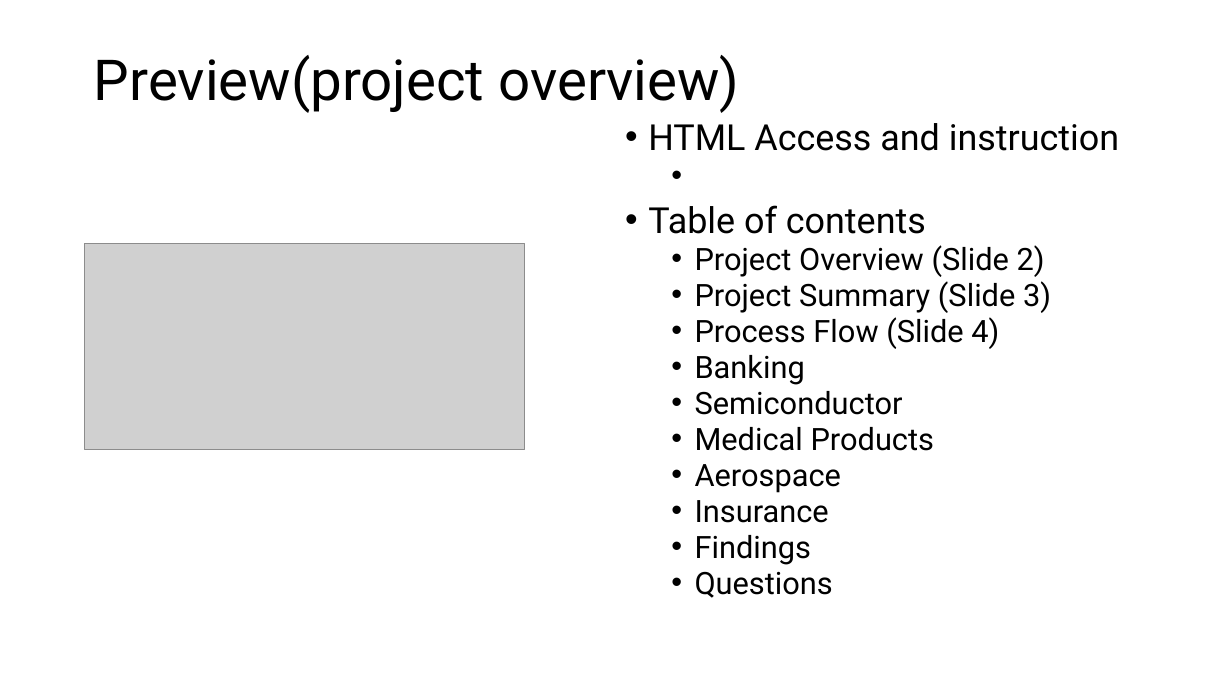
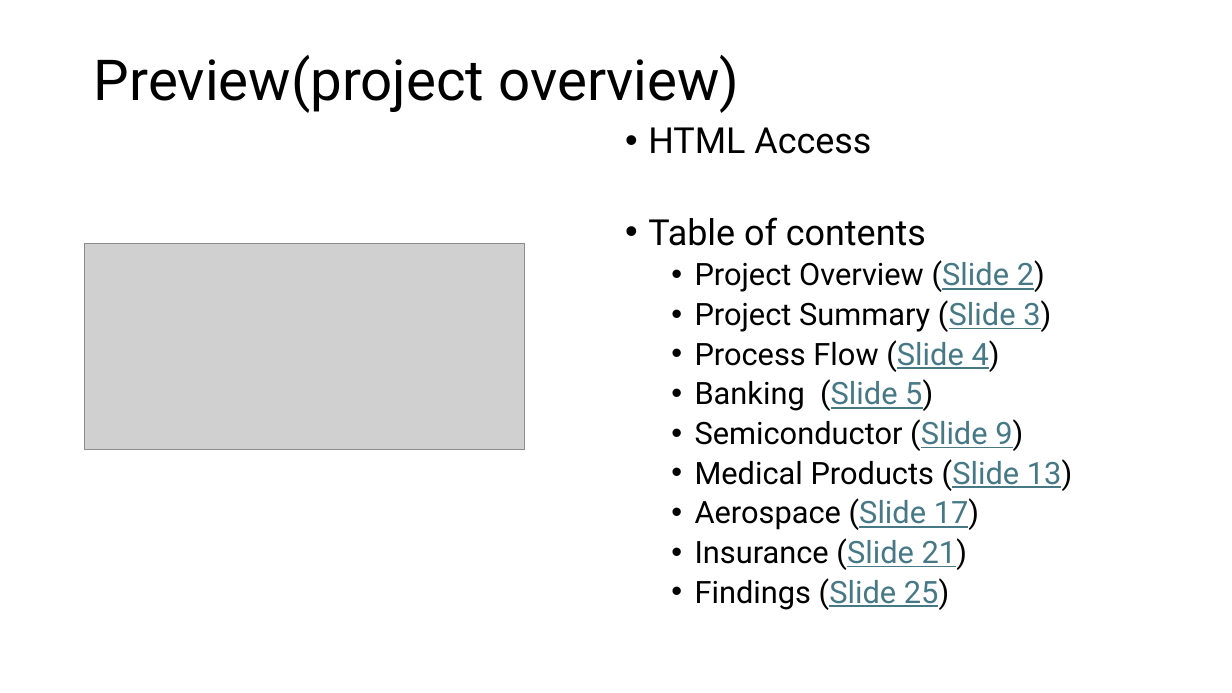
Before and after one commit to BrennanB572/Project-3, a slide deck: slide 2 of Company Stock vs Asset presentation.pptm. Drawn at 1232x693 pixels with LibreOffice and Linux fonts; fonts in the diff are those of the drawing; grey boxes stand for pictures. Boxes give left, top, right and bottom in pixels: in the first picture for what was removed or moved away, otherwise in the second. Text is boxed around its words. In the diff, an @@ line names an element or a change of style, - is before the commit and + after.

```diff
--- a/Company Stock vs Asset presentation.pptm
+++ b/Company Stock vs Asset presentation.pptm
@@ text at (648, 127, 871, 154): text changed @@
-• HTML Access and instruction
+• HTML Access
@@ text at (648, 217, 1051, 372): text colour #000000 to #467886, underline on in "(Slide 2)", "(Slide 3)", "(Slide 4)"; line spacing 0.8 to 0.9 @@
@@ text at (695, 379, 1072, 610): text changed @@
-  • Banking
-  • Semiconductor
-  • Medical Products
-  • Aerospace
-  • Insurance
-  • Findings
-  • Questions
+  • Banking (Slide 5)
+  • Semiconductor (Slide 9)
+  • Medical Products (Slide 13)
+  • Aerospace (Slide 17)
+  • Insurance (Slide 21)
+  • Findings (Slide 25)
```
Also in this commit, not shown: 5 other slides changed, 11 slides added.
